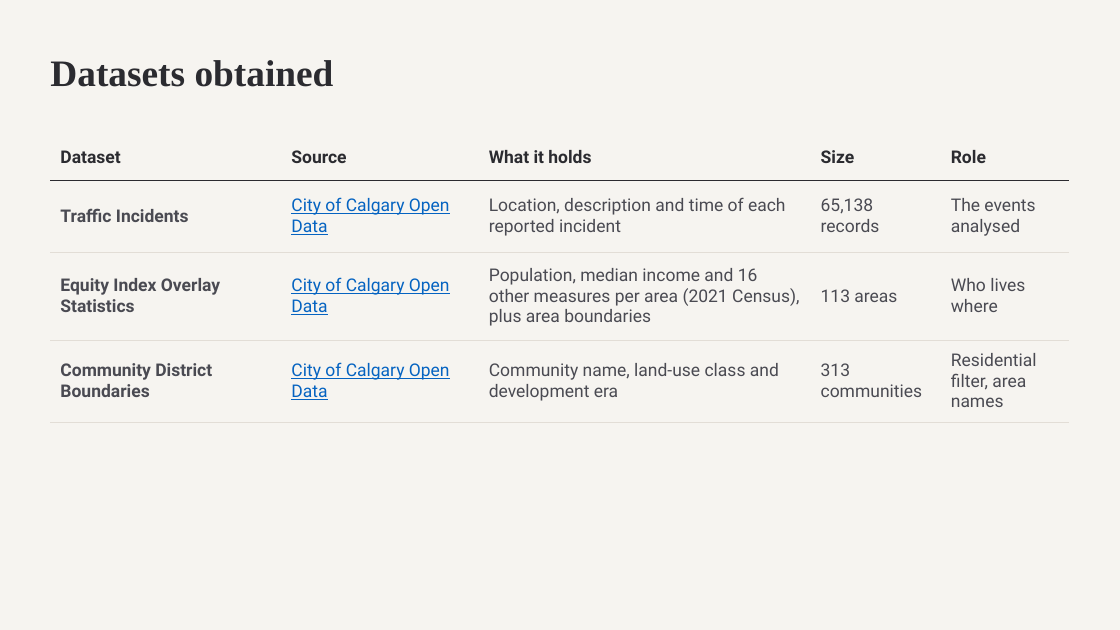
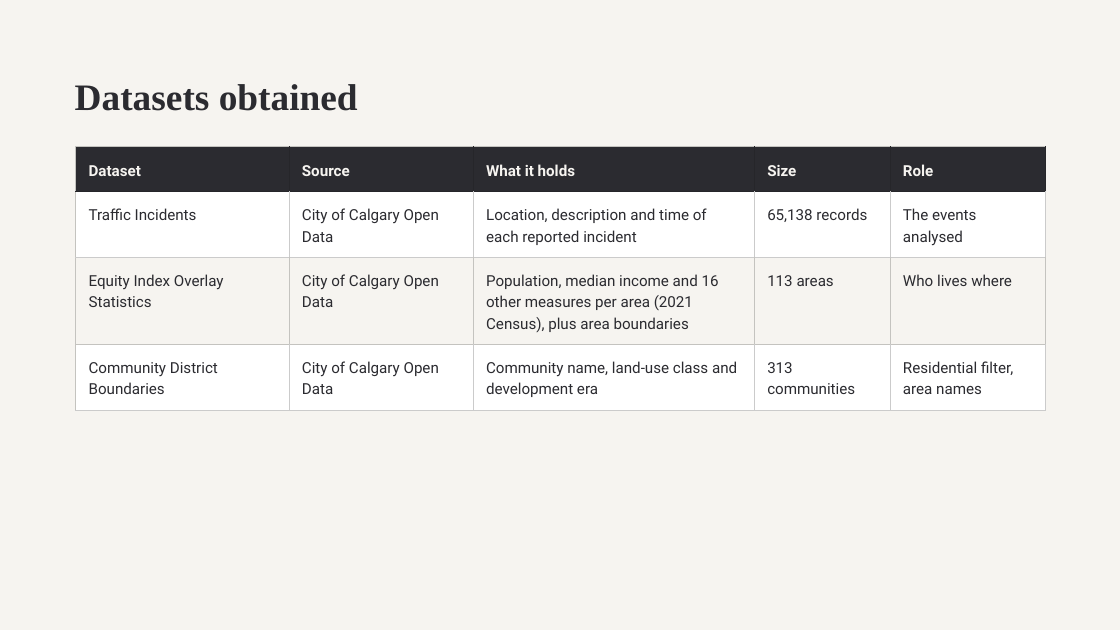
Before and after one commit to AdrianJulve/calgary-traffic-dashboard, a slide deck: slide 4 of Calgary Traffic Midpoint Presentation.pptx. Drawn at 1120x630 pixels with LibreOffice and Linux fonts; fonts in the diff are those of the drawing. Boxes give left, top, right and bottom in pixels: in the first picture for what was removed or moved away, otherwise in the second. Text is boxed around its words. In the diff, an @@ line names an element or a change of style, - is before the commit and + after.

Commit message:
fixed slides

```diff
--- a/Calgary Traffic Midpoint Presentation.pptx
+++ b/Calgary Traffic Midpoint Presentation.pptx
@@ title "Datasets obtained": place and size @@
-title "Datasets obtained" at (50,60,334,87)
+title "Datasets obtained" at (75,84,358,111)
@@ title "Datasets obtained" at (75,84,358,111): line spacing 1 to 36.8pt; vertical alignment middle to top @@
@@ table at (76,147,1046,409) @@
@@ fill none to #2B2B30 in row 1 @@
@@ fill none to #FFFFFF in 10 cells @@
@@ fill none to #F6F4F0 in row 3 @@
@@ size 15 to 13 pt @@
@@ text colour #2B2B30 to #F6F4F0 in "Dataset", "Source", "What it holds", "Size" and 1 more places @@
@@ text colour #4A4A52 to #2B2B30 in "Traffic Incidents", "Location, description and time of each reported ...", "65,138 records", "The events analysed" and 8 more places @@
@@ bold off in "Traffic Incidents", "Equity Index Overlay Statistics", "Community District Boundaries" @@
@@ text colour #0563C1 to #2B2B30, underline off in "City of Calgary Open Data", "City of Calgary Open Data", "City of Calgary Open Data" @@
@@ line spacing 1 to 18.2pt @@
@@ borders changed @@
@@ table: place and size @@
-table at (50,134,1070,423)
+table at (76,147,1046,409)
```
